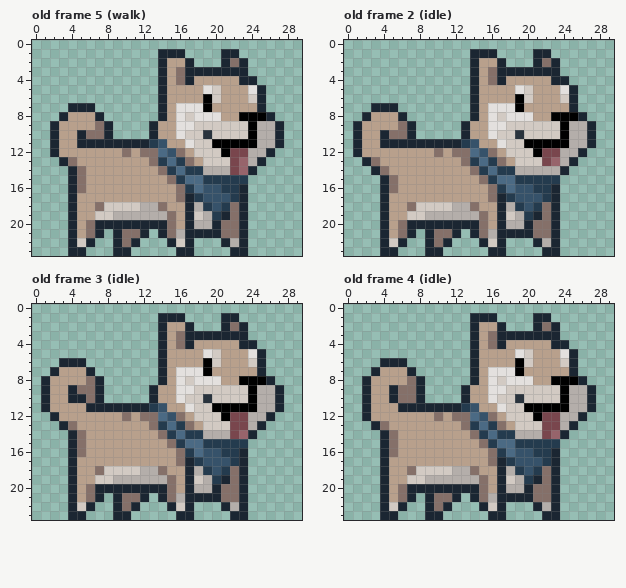
One commit to this pixel-art file: assets/sprites/shiba.aseprite. The picture above is the old version.
30x24 pixels, 16 frames. Shown: old frame 5 (walk), old frame 2 (idle), old frame 3 (idle), old frame 4 (idle).
Once edited:
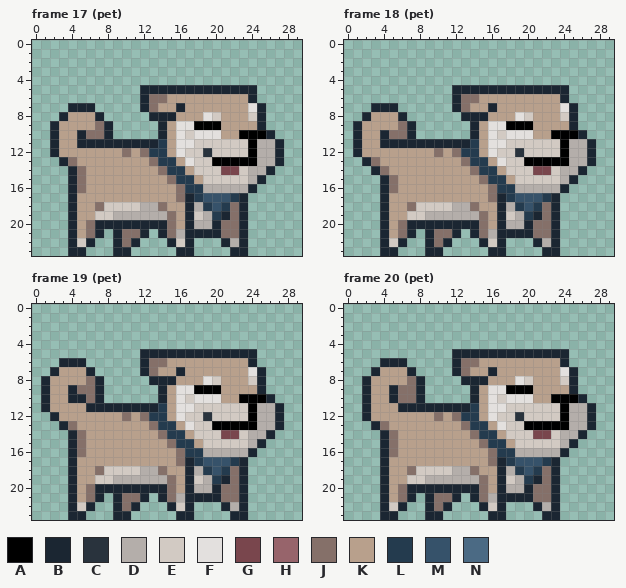
Palette (. is transparent): A #000000  B #1b2632  C #29333d  D #b4aeaa  E #d2cac3  F #e3e0de  G #79464d  H #97646b  J #857069  K #b8a08c  L #243b4e  M #36526a  N #4b6a84
A new or re-ordered frame is compared with the old frame closest to it.
The commit says: update dog and male npc to support dog petting
The edit:
frames 16 -> 20
Frame 17 (pet) is new; against old frame 5 (walk), layer "dog":
y 1: x 14..16 BBB -> ...; x 21..22 BB -> ..
y 2: x 14..17 BKKB -> ....; x 21..23 BJB -> ...
y 3: x 14..23 BKJBBBBBBB -> ..........
y 4: x 14..24 BKJBKKKKKBB -> ...........
y 5: x 12..13 .. -> BB; x 15..25 KKKKFEKKKFB -> BBBBBBBBBB.
y 6: x 12..14 ..B -> BJJ; x 19..20 AE -> KK; x 24..25 EB -> B.
y 7: x 12..14 ..B -> BJK; x 16..19 FFFA -> BKKK; x 24 K -> F
y 8: x 13 . -> B; x 15..18 KFEF -> BKKK; x 20 F -> E; x 23..26 AAAB -> KEB.
y 9: x 13..14 BK -> .B; x 18..27 EEEEEEADDB -> AAAKKKKB..
y 10: x 13..14 BK -> .B; x 18..23 ECEEEE -> FFFKKA; x 25..27 DDB -> AB.
y 11: x 13..14 LM -> BL; x 16 K -> F; x 20..23 AAAA -> EEEE
y 12: x 13..17 JNMJK -> LLKFE; x 19 E -> C; x 21..24 AGGD -> EEEA; x 26..27 B. -> DB
y 13: x 15..18 NLJK -> LKFE; x 20..27 EEGHDB.. -> AAAAADDB
y 14: x 16..21 NLLDDD -> LKEEEG; x 23..26 HB.. -> EDDB
y 15: x 17..25 NNLLLLL.. -> LKEEEEEDB
y 16: x 18..24 NMMLLB. -> LDDDDDB
Frame 18 (pet) is new; against old frame 2 (idle), layer "dog":
y 1: x 14..16 BBB -> ...; x 21..22 BB -> ..
y 2: x 14..17 BKKB -> ....; x 21..23 BJB -> ...
y 3: x 14..23 BKJBBBBBBB -> ..........
y 4: x 14..24 BKJBKKKKKBB -> ...........
y 5: x 12..13 .. -> BB; x 15..25 KKKKFEKKKFB -> BBBBBBBBBB.
y 6: x 12..14 ..B -> BJJ; x 19..20 AE -> KK; x 24..25 EB -> B.
y 7: x 12..14 ..B -> BJK; x 16..19 FFFA -> BKKK; x 24 K -> F
y 8: x 13 . -> B; x 15..18 KFEF -> BKKK; x 20 F -> E; x 23..26 AAAB -> KEB.
y 9: x 13..14 BK -> .B; x 18..27 EEEEEEADDB -> AAAKKKKB..
y 10: x 13..14 BK -> .B; x 18..23 ECEEEE -> FFFKKA; x 25..27 DDB -> AB.
y 11: x 13..14 LM -> BL; x 16 K -> F; x 20..23 AAAA -> EEEE
y 12: x 13..17 JNMJK -> LLKFE; x 19 E -> C; x 21..24 AGGD -> EEEA; x 26..27 B. -> DB
y 13: x 15..18 NLJK -> LKFE; x 20..27 EEGHDB.. -> AAAAADDB
y 14: x 16..26 NLLDDDDDB.. -> LKEEEGGEDDB
y 15: x 17..25 NNLLLLL.. -> LKEEEEEDB
y 16: x 18..24 NMMLLB. -> LDDDDDB
Frame 19 (pet) is new; against old frame 3 (idle), layer "dog":
y 1: x 14..16 BBB -> ...; x 21..22 BB -> ..
y 2: x 14..17 BKKB -> ....; x 21..23 BJB -> ...
y 3: x 14..23 BKJBBBBBBB -> ..........
y 4: x 14..24 BKJBKKKKKBB -> ...........
y 5: x 12..13 .. -> BB; x 15..25 KKKKFEKKKFB -> BBBBBBBBBB.
y 6: x 12..14 ..B -> BJJ; x 19..20 AE -> KK; x 24..25 EB -> B.
y 7: x 12..14 ..B -> BJK; x 16..19 FFFA -> BKKK; x 24 K -> F
y 8: x 13 . -> B; x 15..18 KFEF -> BKKK; x 20 F -> E; x 23..26 AAAB -> KEB.
y 9: x 13..14 BK -> .B; x 18..27 EEEEEEADDB -> AAAKKKKB..
y 10: x 13..14 BK -> .B; x 18..23 ECEEEE -> FFFKKA; x 25..27 DDB -> AB.
y 11: x 13..14 LM -> BL; x 16 K -> F; x 20..23 AAAA -> EEEE
y 12: x 13..17 JNMJK -> LLKFE; x 19 E -> C; x 21..24 AGGD -> EEEA; x 26..27 B. -> DB
y 13: x 15..18 NLJK -> LKFE; x 20..27 EEGGDB.. -> AAAAADDB
y 14: x 16..21 NLLDDD -> LKEEEG; x 23..26 HB.. -> EDDB
y 15: x 17..25 NNLLLLL.. -> LKEEEEEDB
y 16: x 18..24 NMMLLB. -> LDDDDDB
Frame 20 (pet) is new; against old frame 4 (idle), layer "dog": the same change as frame 19 (pet)
Pixel boxes of the changes (left, top, right, bottom) in both pictures:
changed: (140, 49, 284, 193)
changed: (452, 49, 596, 193)
changed: (140, 313, 284, 457)
changed: (452, 313, 596, 457)
